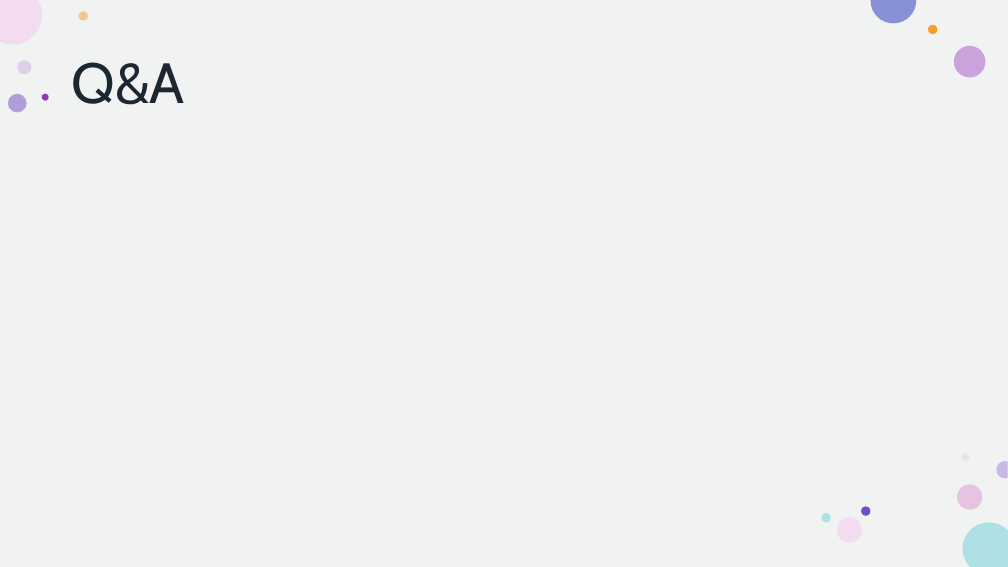
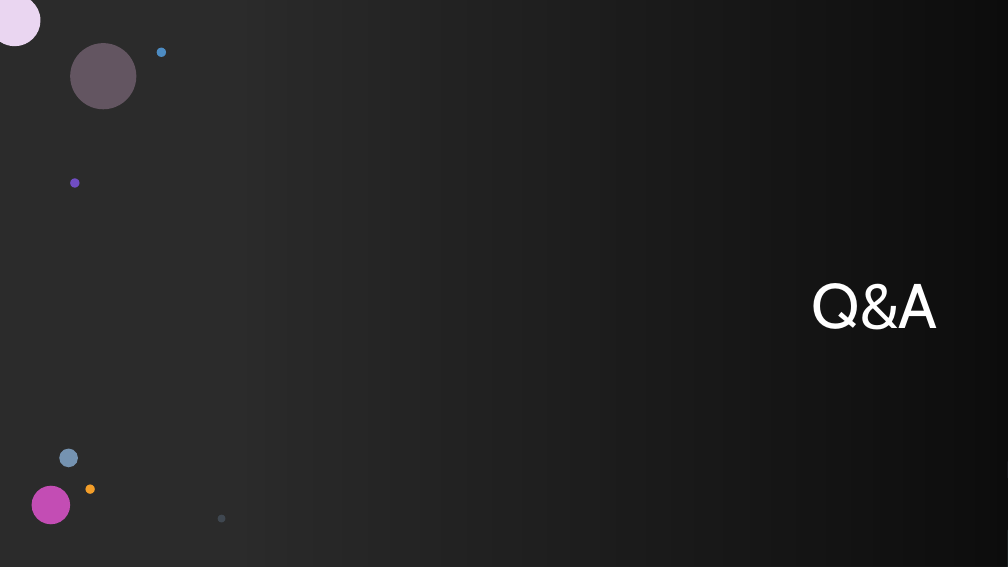
Before and after one commit to howie-zeng/Analyzing-Retail-Sentiment-and-Detecting-Trading-Signals, a slide deck: slide 14 of Presentation.pptx. Drawn at 1008x567 pixels with LibreOffice and Linux fonts; fonts in the diff are those of the drawing; background and template pictures are left out; a plain dark background stands for a picture behind light text. Boxes give left, top, right and bottom in pixels: in the first picture for what was removed or moved away, otherwise in the second. Text is boxed around its words. In the diff, an @@ line names an element or a change of style, - is before the commit and + after.

```diff
--- a/Presentation.pptx
+++ b/Presentation.pptx
@@ background #FFFFFF to picture (left out) @@
@@ rectangle removed at (0, 0, 1008, 567) @@
@@ rectangle added at (0, 0, 1008, 567), fill #FFFFFF @@
@@ freeform shape added at (0, 0, 41, 46), fill #EAD6F1 @@
@@ rectangle added at (246, 0, 1008, 567), fill gradient #000000 @@
@@ ellipse added at (70, 43, 137, 110), fill #E7B8E1 at 30% opacity @@
@@ ellipse added at (157, 48, 166, 57), fill #4D8CC3 @@
@@ title "Q&A": place and size @@
-title "Q&A" at (72, 62, 185, 105)
+title "Q&A" at (812, 283, 938, 330)
@@ title "Q&A" at (812, 283, 938, 330): size 54 to 60 pt, text colour #1C2732 to #FFFFFF; alignment left to right; vertical alignment middle to bottom @@
@@ ellipse added at (70, 178, 79, 188), fill #704DC3 @@
@@ ellipse added at (59, 448, 78, 467), fill #7593B1 @@
@@ group removed at (0, 0, 1008, 567): 11 ellipses, 4 freeform shapes @@
@@ group added at (0, 0, 1008, 567): 4 freeform shapes @@
@@ ellipse added at (32, 485, 70, 524), fill #C34DB4 @@
@@ ellipse added at (85, 485, 95, 494), fill #F39E29 @@
@@ ellipse added at (218, 515, 225, 523), fill #7593B1 at 28% opacity @@
```
Also in this commit, not shown: 8 other slides changed.
